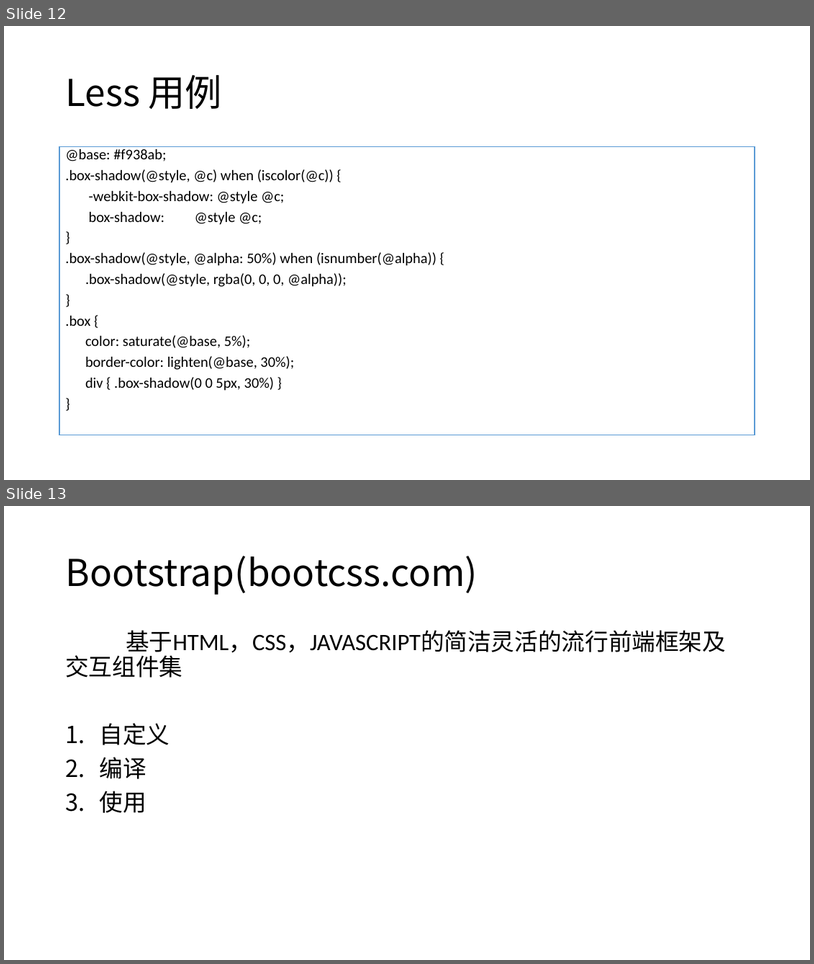
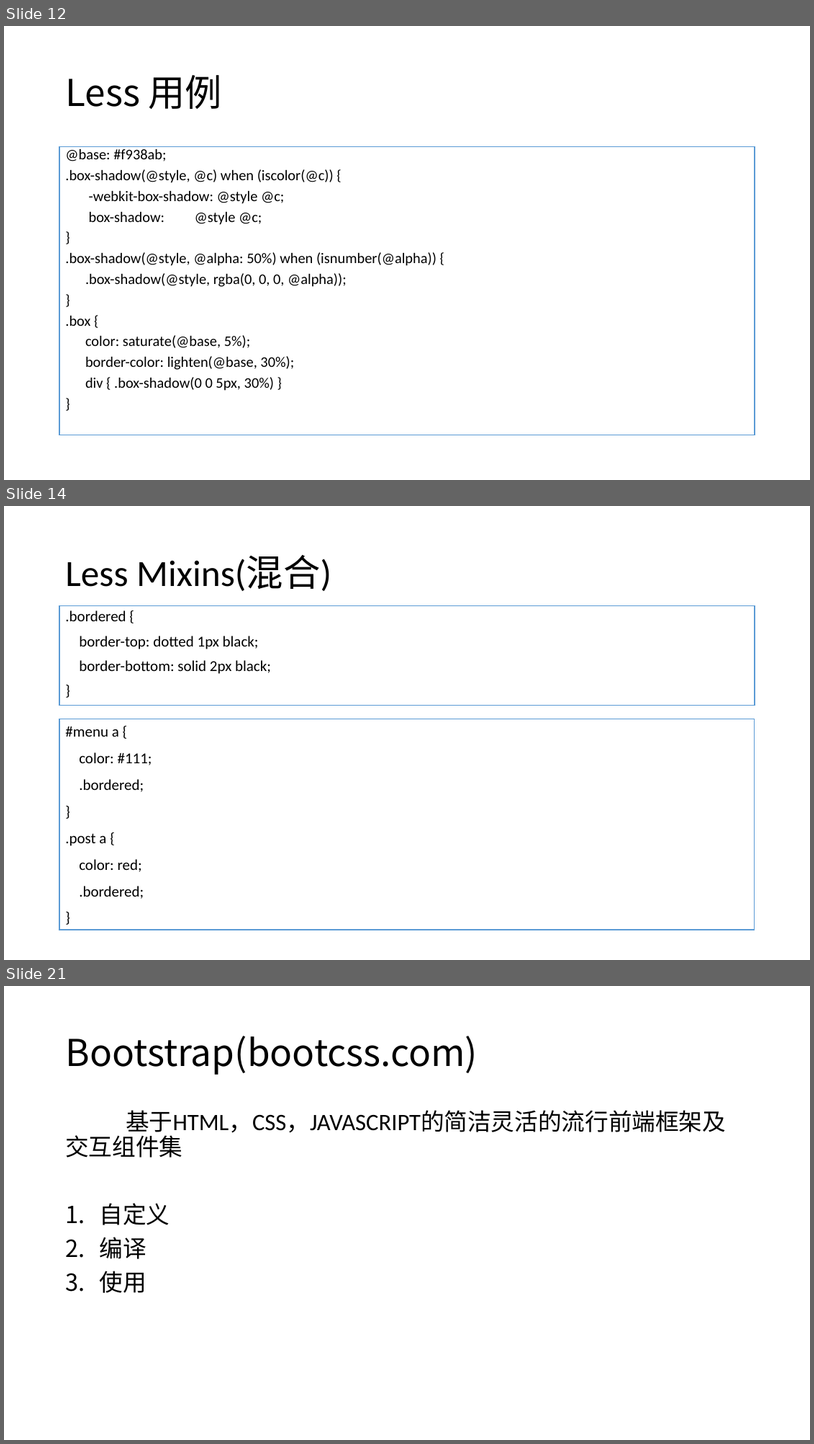
Before and after one commit to liuxm6/demos, a slide deck: WEB培训.pptx. Shown one above the other, each under a label of ours: slides 12 and 13 before the commit, slides 12, 14 and 21 after it; the slides between them are not shown. The pictures are 814x964 and 814x1444 pixels, drawn with LibreOffice and Linux fonts; fonts in the diff are those of the drawing. Boxes give left, top, right and bottom in pixels: in the first picture for what was removed or moved away, otherwise in the second. Text is boxed around its words. In the diff, an @@ line names an element or a change of style, - is before the commit and + after.

```diff
--- a/WEB培训.pptx
+++ b/WEB培训.pptx
@@ slide 14 added at bbox=[4, 506, 810, 960], background #FFFFFF @@
@@ title added at bbox=[65, 555, 332, 591], 44 pt, text #000000 @@
+Less Mixins(混合)
@@ text added at bbox=[59, 606, 756, 705], fill #FFFFFF, outline #5B9BD5 1 pt, 18 pt, text #000000 @@
+.bordered {
+border-top: dotted 1px black;
+border-bottom: solid 2px black;
+}
@@ rectangle added at bbox=[59, 719, 756, 929], fill #FFFFFF, outline #5B9BD5 1 pt, 18 pt, text #000000 @@
+#menu a {
+color: #111;
+.bordered;
+}
+.post a {
+color: red;
+.bordered;
+}
@@ what was slide 13 is now slide 21 @@
```
Also in this commit, not shown: 2 slides changed, 7 other slides added, 1 other file.
